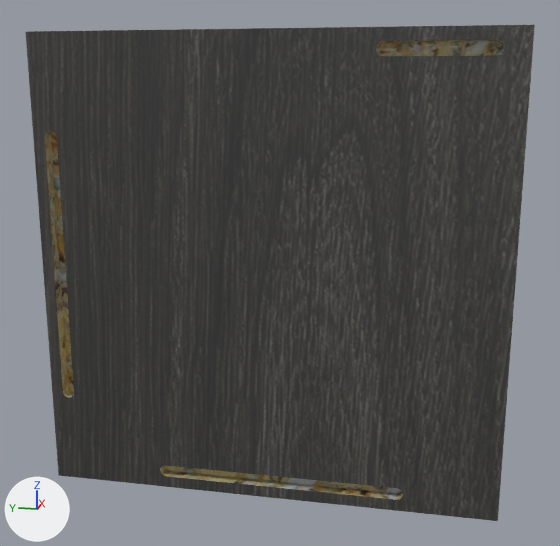
What one commit did to the Blender file SlitherCabinet/meshesOBJ/dxf_step_blend/blend/floor_right_gable.blend.
The view is the same before and after, from a camera (50 mm lens) standing at (-459.0, 49.0, 270.0) and looking at (10.0, 143.0, 152.0). Every picture has the same lights, and +X, +Y and +Z are marked at lower left.

Names of what the first picture shows: 'Product'.
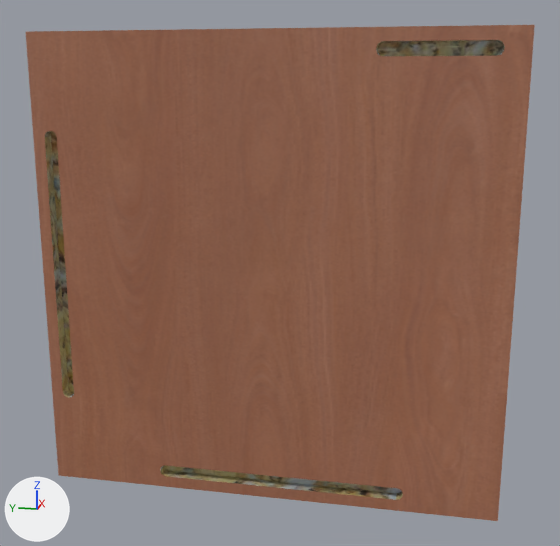
Where the change shows, as pixel boxes (x1, y1, x2, y2) in the pictures (560 x 546 px):
```json
{"part": 1, "of": "me_product", "change": "recoloured", "before": [26, 25, 535, 521], "after": [26, 25, 535, 521], "on screen": "black to brown"}
```

Edits to the scene script, one JSON object a line:
```json
{"op": "add", "block": "img_light_jarrah_truescale_absolutegrain_jpg", "code": ["img_light_jarrah_truescale_absolutegrain_jpg = load_image('light_jarrah_truescale_absoluteGrain.jpg', '../../../textures/light_jarrah_truescale_absoluteGrain.jpg', 3000, 1500, 'sRGB')"]}
{"op": "add", "block": "img_laminex_midnight_oak_truescale_jpg", "code": ["img_laminex_midnight_oak_truescale_jpg = load_image('laminex_midnight_oak_truescale.jpg', '../../../textures/laminex_midnight_oak_truescale.jpg', 3000, 1500, 'sRGB')"]}
{"op": "add", "block": "mat_color_reverse", "code": ["mat_color_reverse = principled_material('color_reverse')", "mat_color_reverse.texture = img_light_jarrah_truescale_absolutegrain_jpg"]}
{"op": "add", "block": "mat_color_face", "code": ["mat_color_face = principled_material('color_face')", "mat_color_face.texture = img_laminex_midnight_oak_truescale_jpg"]}
{"block": "me_product", "where": "me_product.from_pydata(...)  # 128 vertices, 252 faces; spans x 0.0..16.0, y 0.0..300.0, z 0.0..300.0"}
{"block": "me_product", "where": "# used by ob_product; parent = ob_floor_right_gable_empties; location = (0.0, 0.0, 0.0)"}
{"block": "me_product", "change": "me_product part 1: all 68 faces centred in x 0.0, y 5.0..297.0, z 3.0..297.0 switch from mat_color (picture img_color_jpg) to mat_color_reverse (picture img_light_jarrah_truescale_absolutegrain_jpg)"}
{"op": "add", "block": "me_product", "code": "me_product.materials.append(mat_color_face)  # picture img_laminex_midnight_oak_truescale_jpg"}
```
